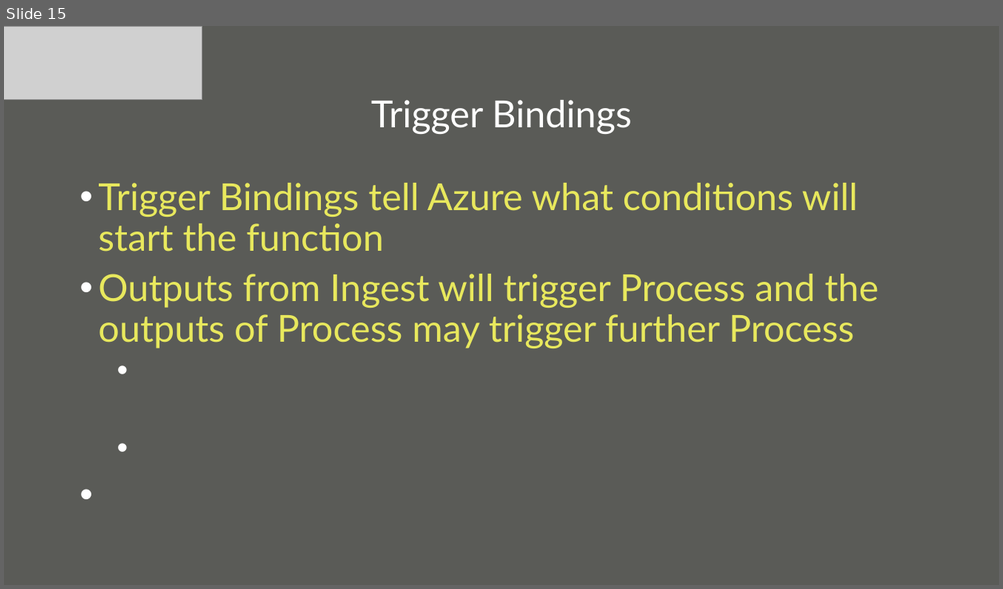
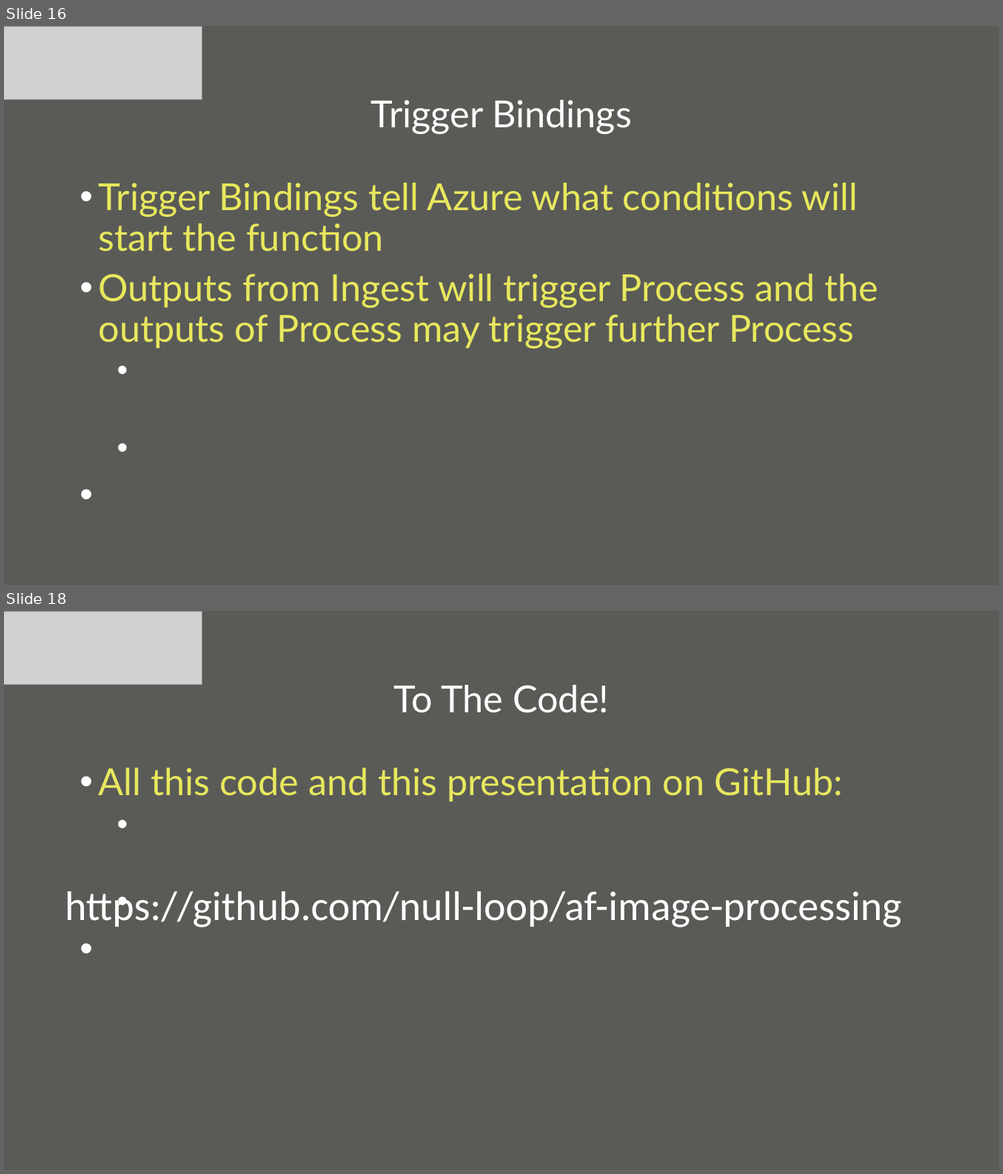
Before and after one commit to null-loop/af-image-processing, a slide deck: AzureFunctions.ImageProcessing.odp. Shown one above the other, each under a label of ours: slide 15 before the commit, slides 16 and 18 after it; the slides between them are not shown. The pictures are 1003x589 and 1003x1174 pixels, drawn with LibreOffice and Linux fonts; fonts in the diff are those of the drawing; grey boxes stand for pictures; background and template pictures are left out. Boxes give left, top, right and bottom in pixels: in the first picture for what was removed or moved away, otherwise in the second. Text is boxed around its words. In the diff, an @@ line names an element or a change of style, - is before the commit and + after.

```diff
--- a/AzureFunctions.ImageProcessing.odp
+++ b/AzureFunctions.ImageProcessing.odp
@@ slide 18 added at <box>4,611,999,1170</box>, background #5A5B57 @@
@@ picture added at <box>4,611,202,685</box> @@
@@ title added at <box>394,685,609,713</box>, 36 pt, text #FFFFFF @@
+To The Code!
@@ text added at <box>98,768,843,802</box>, 36 pt, text #E8E85D @@
+• All this code and this presentation on GitHub:
@@ free added at <box>54,876,912,934</box>, 40 pt, text #FFFFFF @@
+https://github.com/null-loop/af-image-processing
@@ what was slide 15 is now slide 16 @@
```
Also in this commit, not shown: 2 other slides added.
